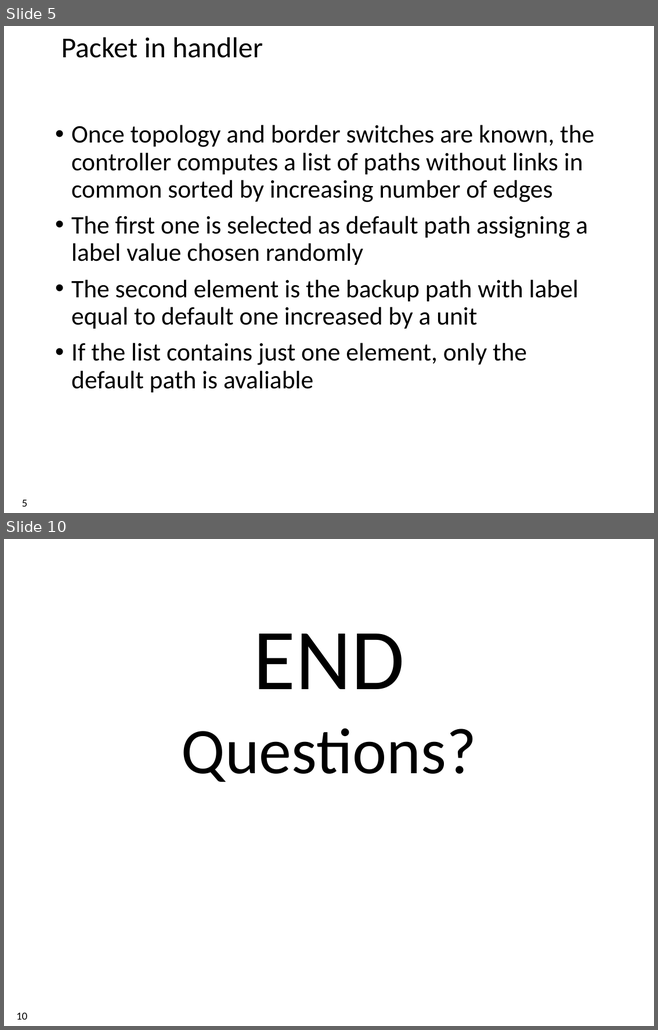
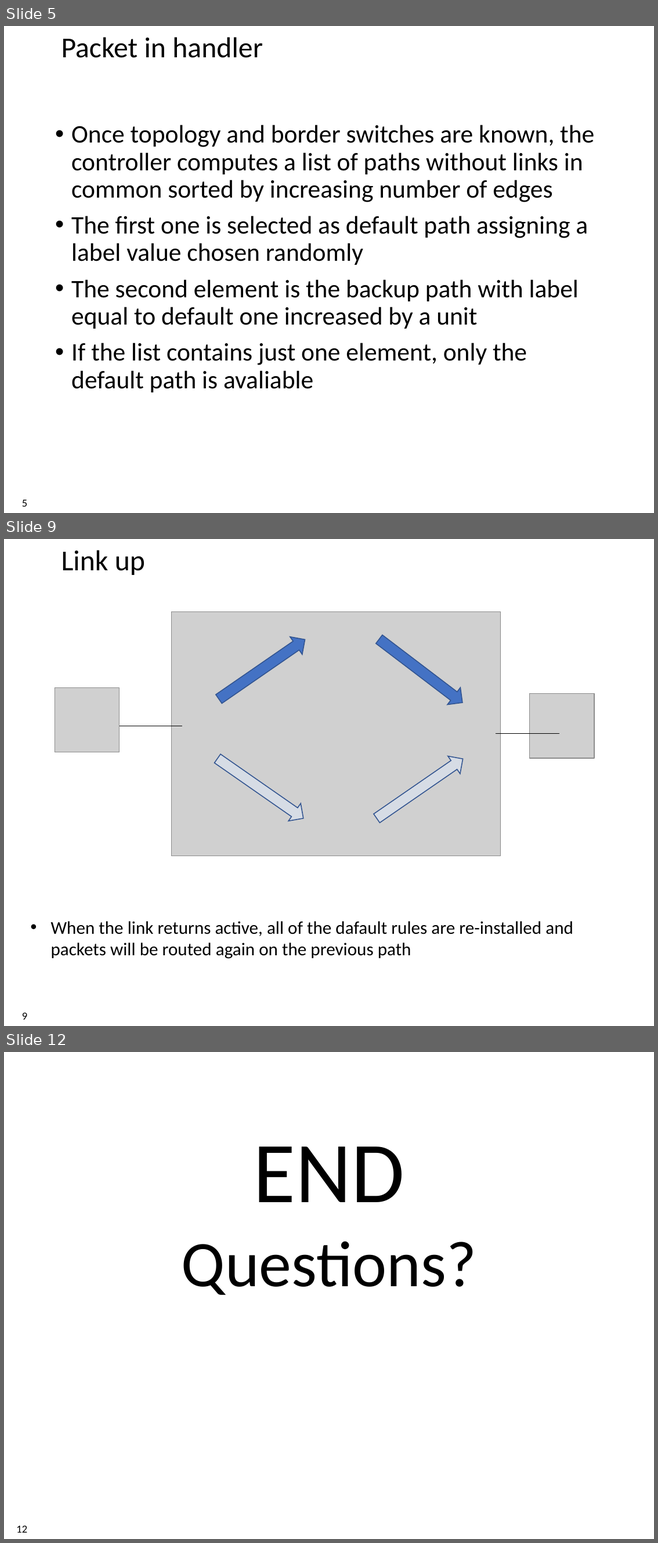
Before and after one commit to xdl907/switching-and-routing-project, a slide deck: template_project_exam__1_.pptx. Shown one above the other, each under a label of ours: slides 5 and 10 before the commit, slides 5, 9 and 12 after it; the slides between them are not shown. The pictures are 658x1030 and 658x1543 pixels, drawn with LibreOffice and Linux fonts; fonts in the diff are those of the drawing; grey boxes stand for pictures; background and template pictures are left out. Boxes give left, top, right and bottom in pixels: in the first picture for what was removed or moved away, otherwise in the second. Text is boxed around its words. In the diff, an @@ line names an element or a change of style, - is before the commit and + after.

```diff
--- a/template_project_exam__1_.pptx
+++ b/template_project_exam__1_.pptx
@@ slide 9 added at (4,539,654,1026), background #FFFFFF @@
@@ title added at (61,550,145,575), 32 pt, text #000000 @@
+Link up
@@ picture added at (171,611,500,856) @@
@@ down arrow added at (212,631,311,708), fill #4472C4, outline #325491 1 pt @@
@@ down arrow added at (373,631,469,711), fill #4472C4, outline #325491 1 pt @@
@@ picture added at (54,687,119,752) @@
@@ picture added at (529,694,594,759) @@
@@ line added from (86, 726) to (182, 726), #000000 0.5 pt @@
@@ line added from (495, 734) to (560, 734), #000000 0.5 pt @@
@@ down arrow added at (211,750,309,827), fill #D6DCE5, outline #325491 1 pt @@
@@ down arrow added at (371,750,469,827), fill #D6DCE5, outline #325491 1 pt @@
@@ text added at (51,921,573,959), 20 pt, text #000000 @@
+• When the link returns active, all of the dafault rules are re-installed and packets will be routed again on the previous path
@@ page number added at (22,1013,27,1020), 12 pt, text #000000 @@
+9
@@ what was slide 10 is now slide 12 @@
@@ page number at (16,1526,27,1533): text changed @@
-10
+12
```
Also in this commit, not shown: 5 slides changed, 2 other slides added, 1 slide removed.
